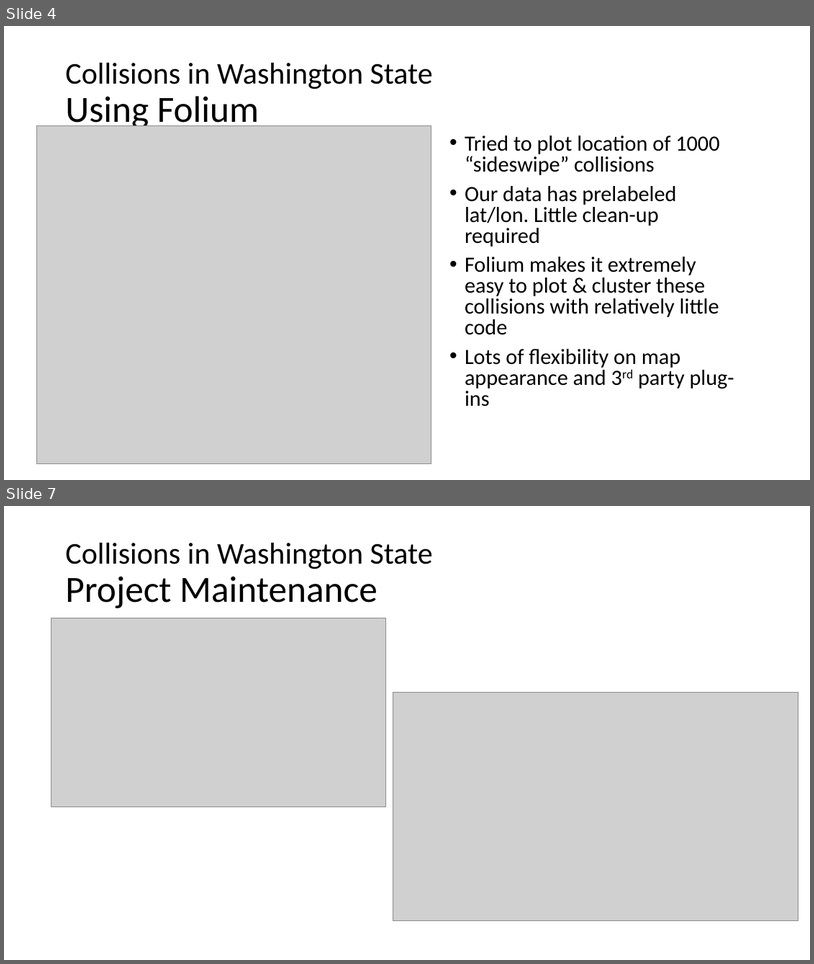
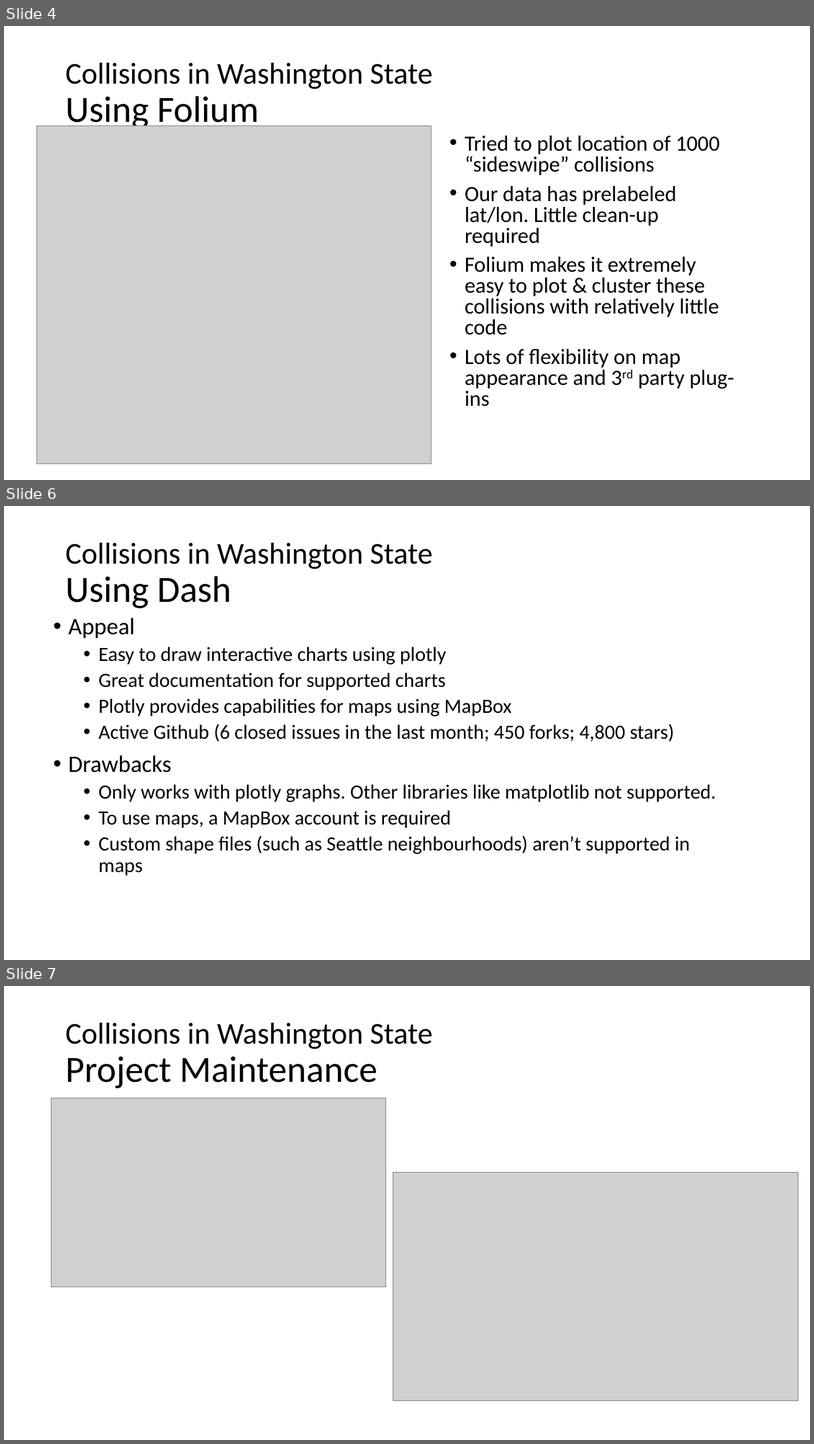
Before and after one commit to gdc3000/wa_collisions, a slide deck: doc/Technology_Review_Presentation.pptx. Shown one above the other, each under a label of ours: slides 4 and 7 before the commit, slides 4, 6 and 7 after it; the slides between them are not shown. The pictures are 814x964 and 814x1444 pixels, drawn with LibreOffice and Linux fonts; fonts in the diff are those of the drawing; grey boxes stand for pictures. Boxes give left, top, right and bottom in pixels: in the first picture for what was removed or moved away, otherwise in the second. Text is boxed around its words. In the diff, an @@ line names an element or a change of style, - is before the commit and + after.

Commit message:
Adding dash in technology review

```diff
--- a/doc/Technology_Review_Presentation.pptx
+++ b/doc/Technology_Review_Presentation.pptx
@@ slide 6 added at [4, 506, 810, 960], background #FFFFFF @@
@@ title added at [65, 543, 433, 608], 36 pt, text #000000 @@
+Collisions in Washington State
+Using Dash
@@ text added at [68, 618, 716, 875], 24 pt, text #000000 @@
+• Appeal
+  • Easy to draw interactive charts using plotly
+  • Great documentation for supported charts
+  • Plotly provides capabilities for maps using MapBox
+  • Active Github (6 closed issues in the last month; 450 forks; 4,800 stars)
+• Drawbacks
+  • Only works with plotly graphs. Other libraries like matplotlib not supported.
+  • To use maps, a MapBox account is required
+  • Custom shape files (such as Seattle neighbourhoods) aren’t supported in maps
```
Also in this commit, not shown: 1 slide changed, 1 slide removed.
